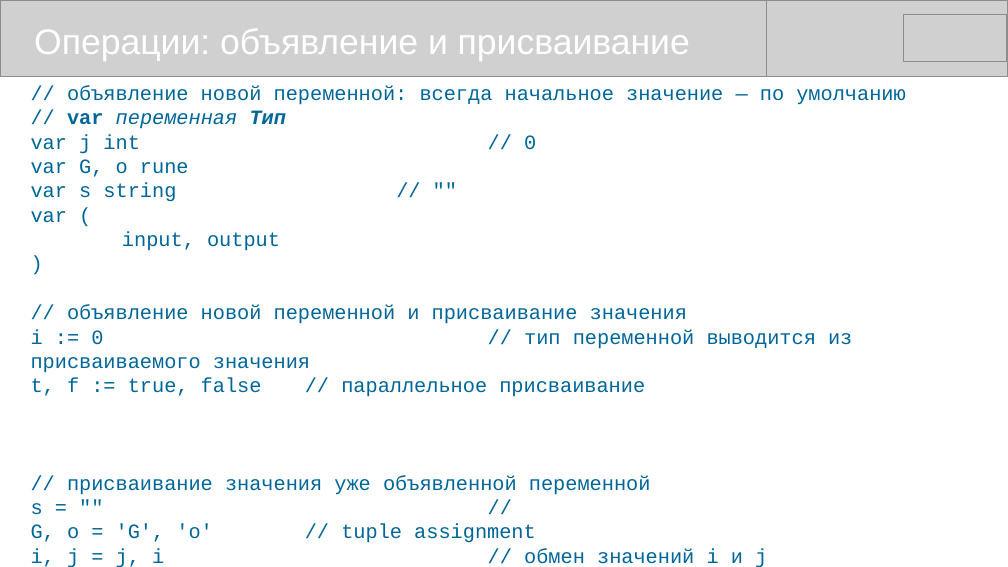
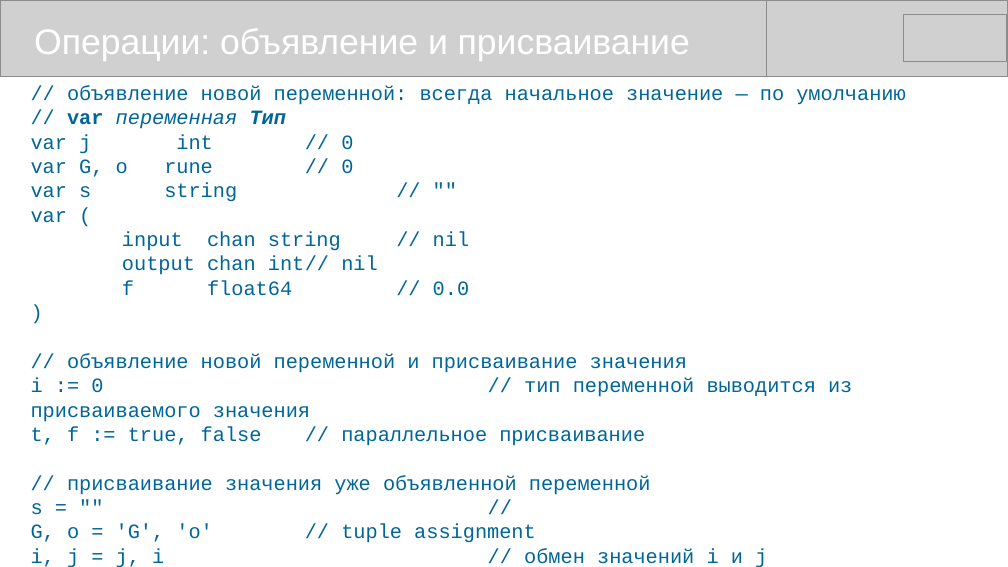
Before and after one commit to mike-shock/Go_language, a slide deck: slide 21 of Go_Review.odp. Drawn at 1008x567 pixels with LibreOffice and Linux fonts; fonts in the diff are those of the drawing; grey boxes stand for pictures. Boxes give left, top, right and bottom in pixels: in the first picture for what was removed or moved away, otherwise in the second. Text is boxed around its words. In the diff, an @@ line names an element or a change of style, - is before the commit and + after.

```diff
--- a/Go_Review.odp
+++ b/Go_Review.odp
@@ text at [31,159,353,177]: text changed @@
-var G, o rune
+var G, o rune // 0
@@ text at [122,232,470,296]: text changed @@
-input, output
+input chan string // nil
+output chan int // nil
+f float64 // 0.0
```
Also in this commit, not shown: 7 other slides changed, 1 slide added, 2 other files.
